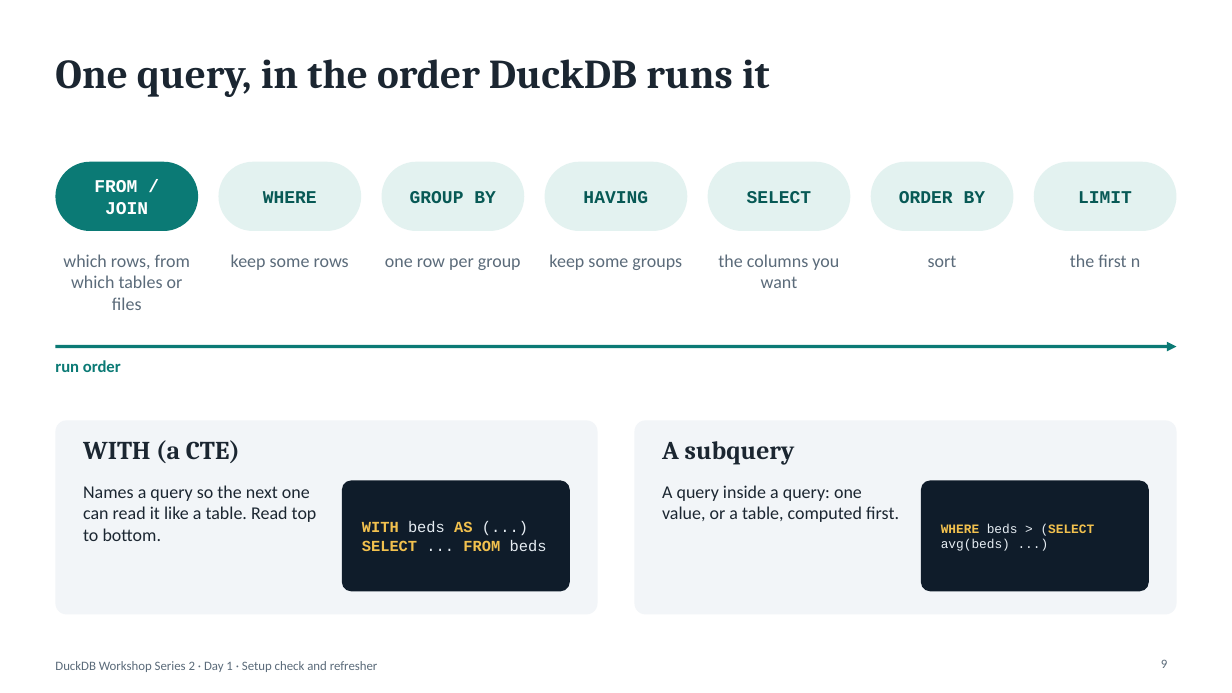
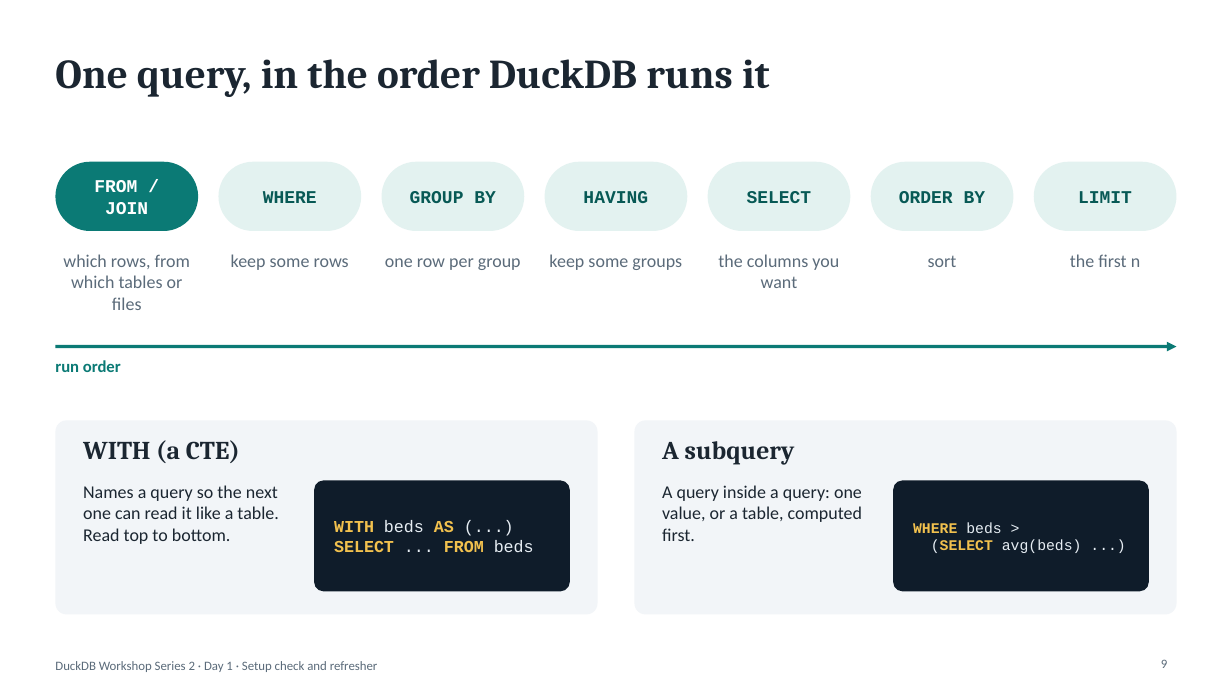
Before and after one commit to drmayu7/duckdb_advance_workshop, a slide deck: slide 9 of handouts/refresher.pptx. Drawn at 1232x693 pixels with LibreOffice and Linux fonts; fonts in the diff are those of the drawing. Boxes give left, top, right and bottom in pixels: in the first picture for what was removed or moved away, otherwise in the second. Text is boxed around its words. In the diff, an @@ line names an element or a change of style, - is before the commit and + after.

```diff
--- a/handouts/refresher.pptx
+++ b/handouts/refresher.pptx
@@ text "Names a query so the ..." rewrapped from <box>83,485,317,541</box> to <box>83,485,278,544</box> @@
@@ rounded rectangle: place and size @@
-rounded rectangle at <box>342,481,570,592</box>
+rounded rectangle at <box>314,481,570,592</box>
@@ text "WITH beds AS (...)": place and size @@
-text "WITH beds AS (...)" at <box>362,521,547,551</box>
+text "WITH beds AS (...)" at <box>334,520,534,552</box>
@@ text "WITH beds AS (...)" at <box>334,520,534,552</box>: size 12 to 13 pt @@
@@ text "A query inside a query: ..." rewrapped from <box>662,485,899,522</box> to <box>662,485,862,541</box> @@
@@ rounded rectangle: place and size @@
-rounded rectangle at <box>921,481,1150,592</box>
+rounded rectangle at <box>894,481,1150,592</box>
@@ text at <box>913,522,1082,553</box>: text changed; size 10 to 11.5 pt @@
-WHERE beds > (SELECT avg(beds) ...)
+WHERE beds >
+(SELECT avg(beds) ...)
```
Also in this commit, not shown: 16 other files.
